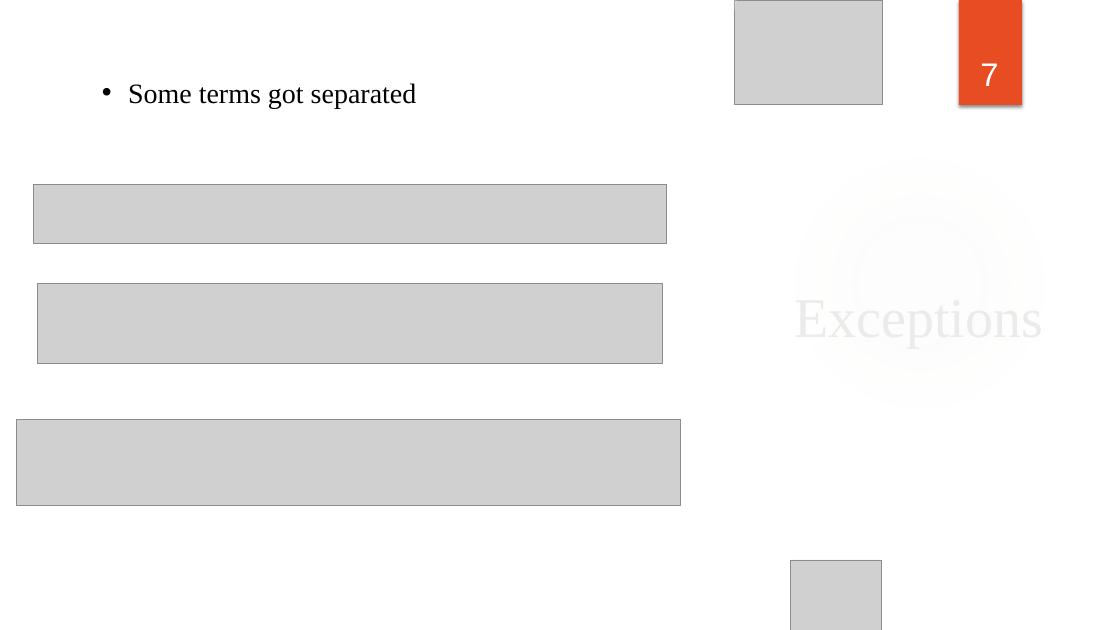
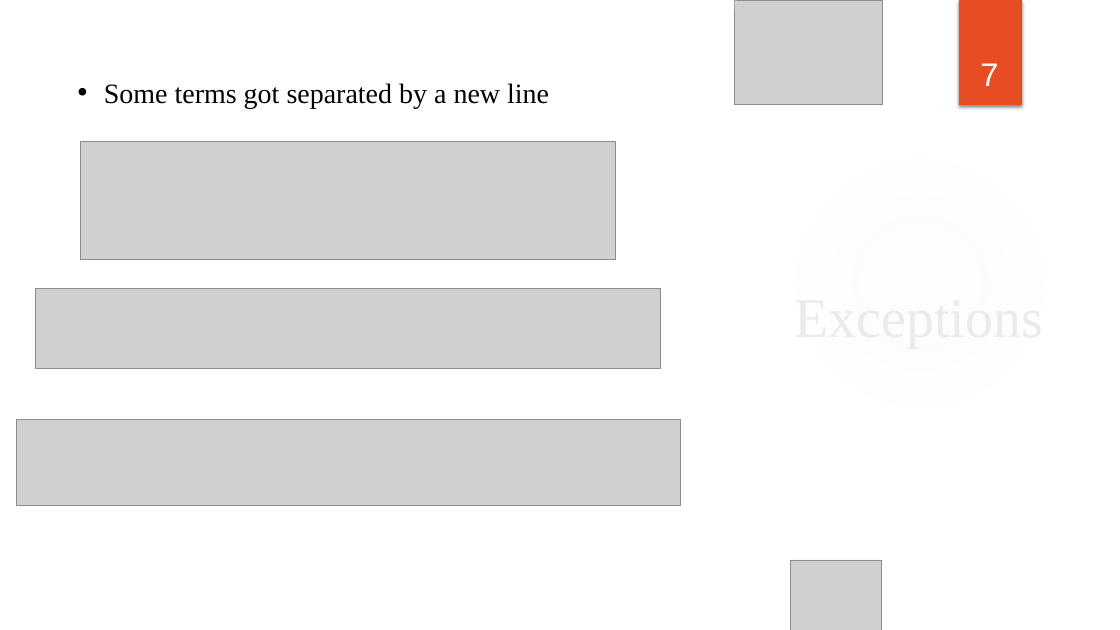
Before and after one commit to Tomaicho/nlp-group, a slide deck: slide 7 of Presentation.pptx. Drawn at 1120x630 pixels with LibreOffice and Linux fonts; fonts in the diff are those of the drawing; grey boxes stand for pictures; background and template pictures are left out. Boxes give left, top, right and bottom in pixels: in the first picture for what was removed or moved away, otherwise in the second. Text is boxed around its words. In the diff, an @@ line names an element or a change of style, - is before the commit and + after.

```diff
--- a/Presentation.pptx
+++ b/Presentation.pptx
@@ text at bbox=[104, 83, 549, 108]: text changed @@
-• Some terms got separated
+• Some terms got separated by a new line
@@ picture added at bbox=[81, 141, 616, 260] @@
@@ picture removed at bbox=[34, 184, 667, 243] @@
@@ picture: place and size @@
-picture at bbox=[38, 284, 663, 364]
+picture at bbox=[35, 289, 660, 369]
```
Also in this commit, not shown: 3 other slides changed.
